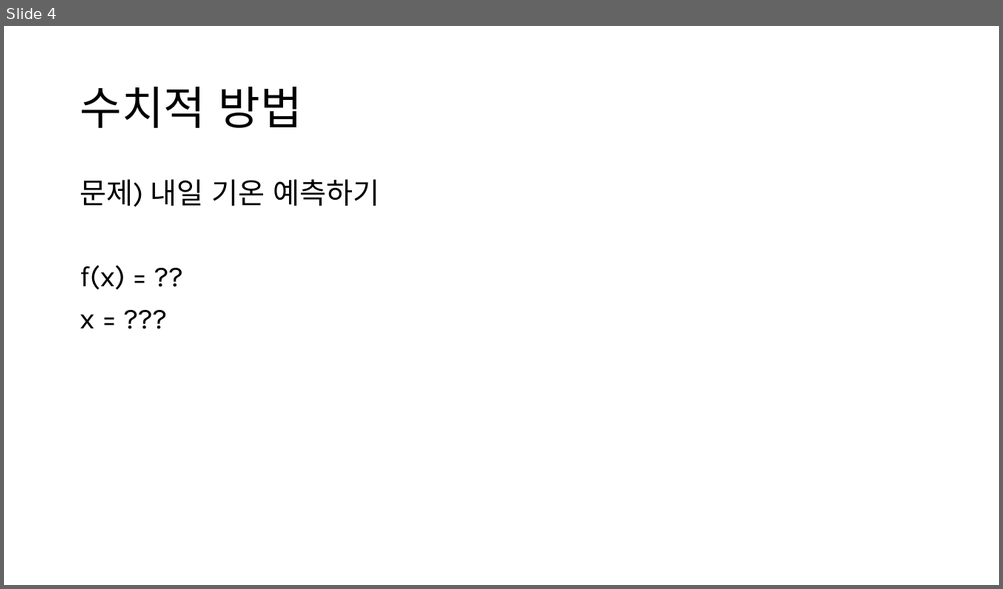
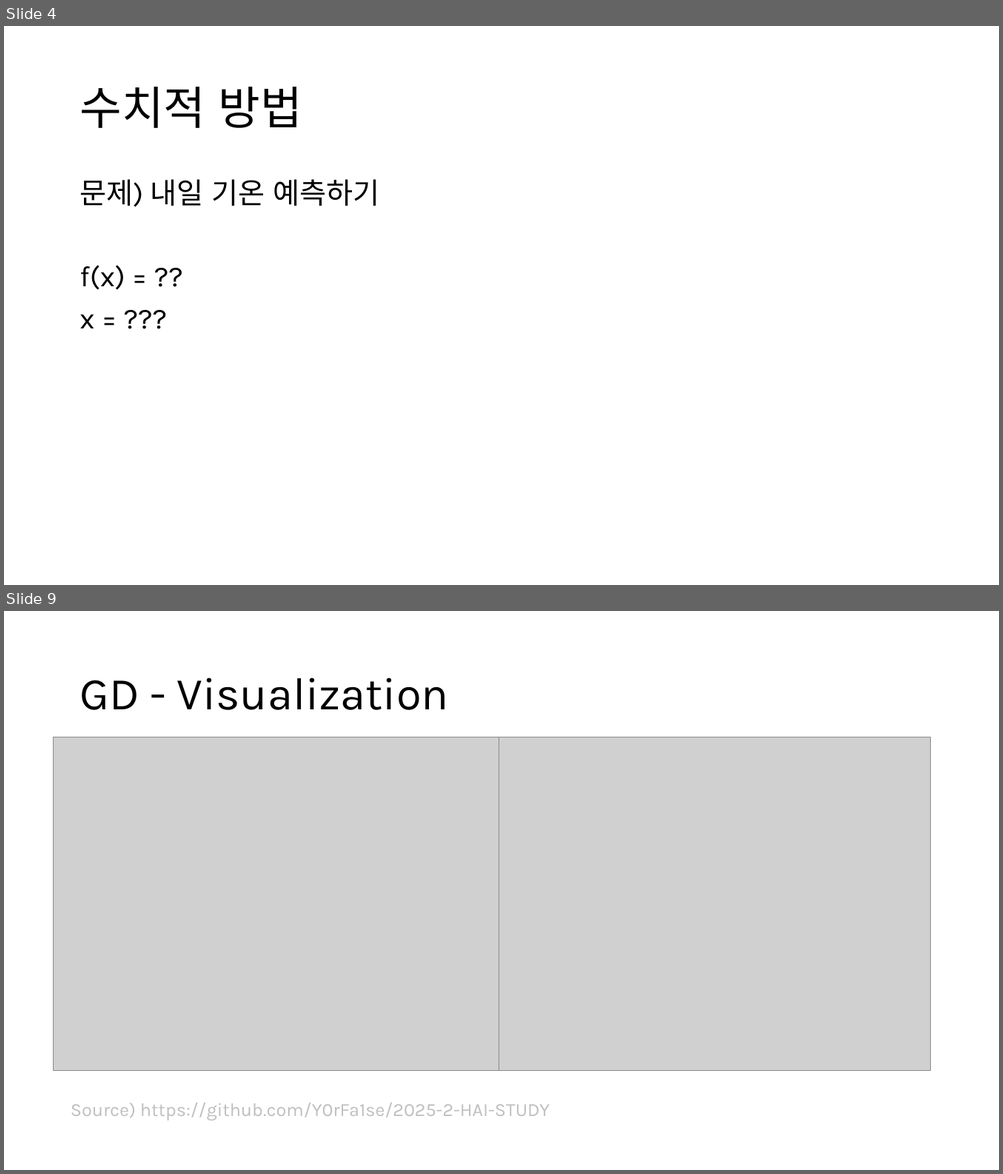
Before and after one commit to Y0rFa1se/2025-2-HAI-STUDY, a slide deck: 1/DL.pptx. Shown one above the other, each under a label of ours: slide 4 before the commit, slides 4 and 9 after it; the slides between them are not shown. The pictures are 1003x589 and 1003x1174 pixels, drawn with LibreOffice and Linux fonts; fonts in the diff are those of the drawing; grey boxes stand for pictures. Boxes give left, top, right and bottom in pixels: in the first picture for what was removed or moved away, otherwise in the second. Text is boxed around its words. In the diff, an @@ line names an element or a change of style, - is before the commit and + after.

```diff
--- a/1/DL.pptx
+++ b/1/DL.pptx
@@ slide 9 added at <box>4,611,999,1170</box>, background #FFFFFF @@
@@ title added at <box>79,678,449,710</box>, 44 pt, text #000000 @@
+GD - Visualization
@@ picture added at <box>54,737,498,1071</box> @@
@@ picture added at <box>484,737,930,1071</box> @@
@@ text added at <box>71,1103,549,1121</box>, 18 pt, text #BFBFBF @@
+Source) https://github.com/Y0rFa1se/2025-2-HAI-STUDY
```
Also in this commit, not shown: 2 slides changed, 4 other slides added, 1 slide removed.
